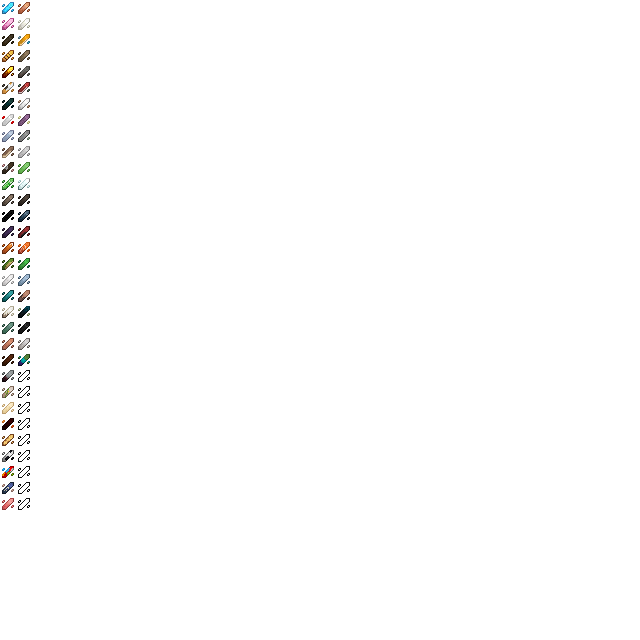
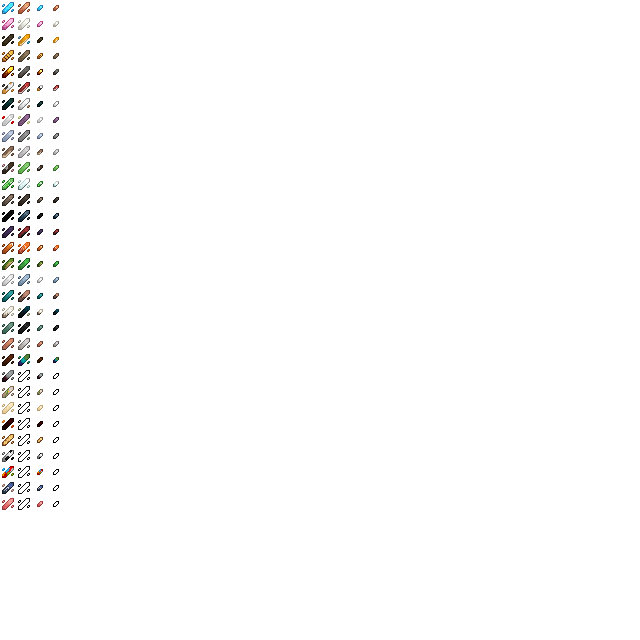
The second 640x640 image is a revision of the first. Changes to its layers:
added layer "Small Shards" above "shards" over [37, 5, 59, 507]
